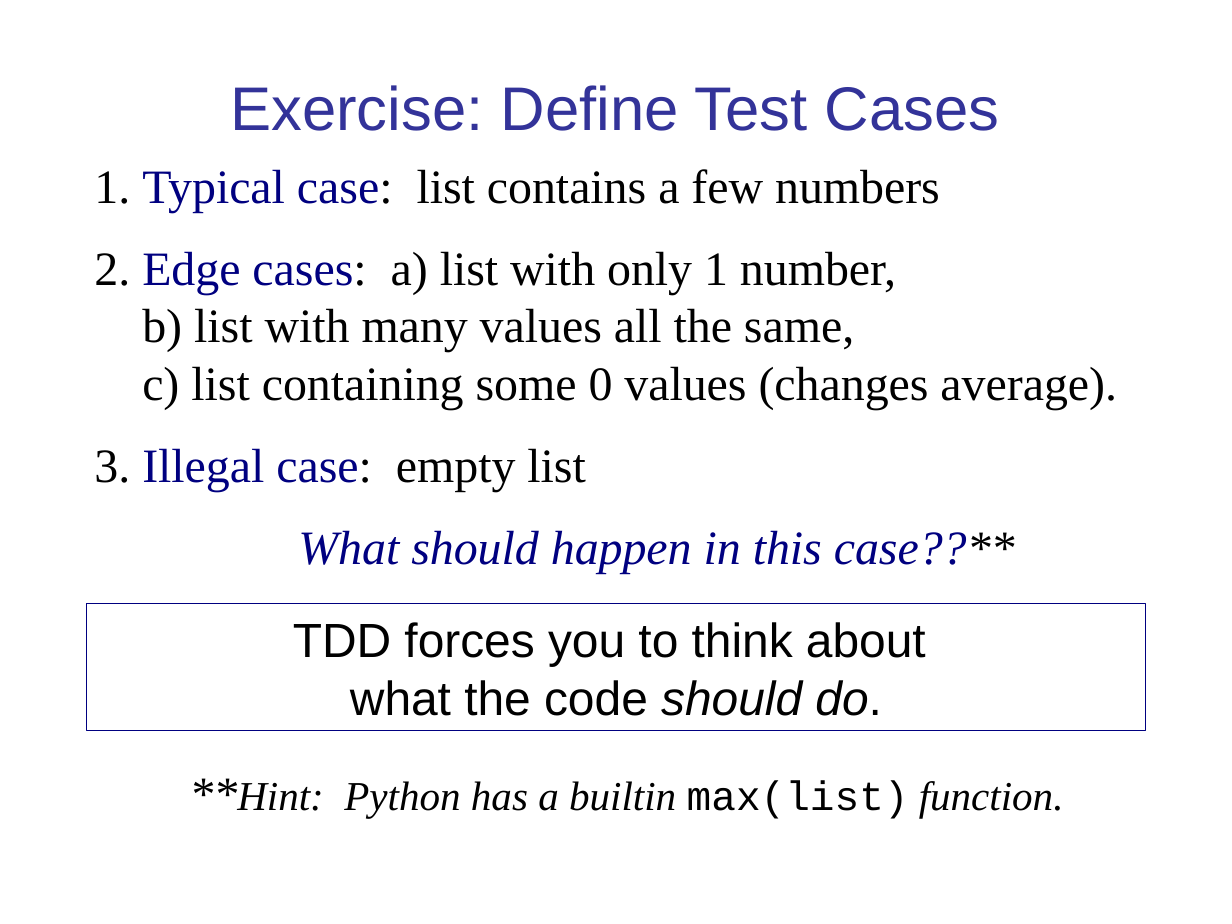
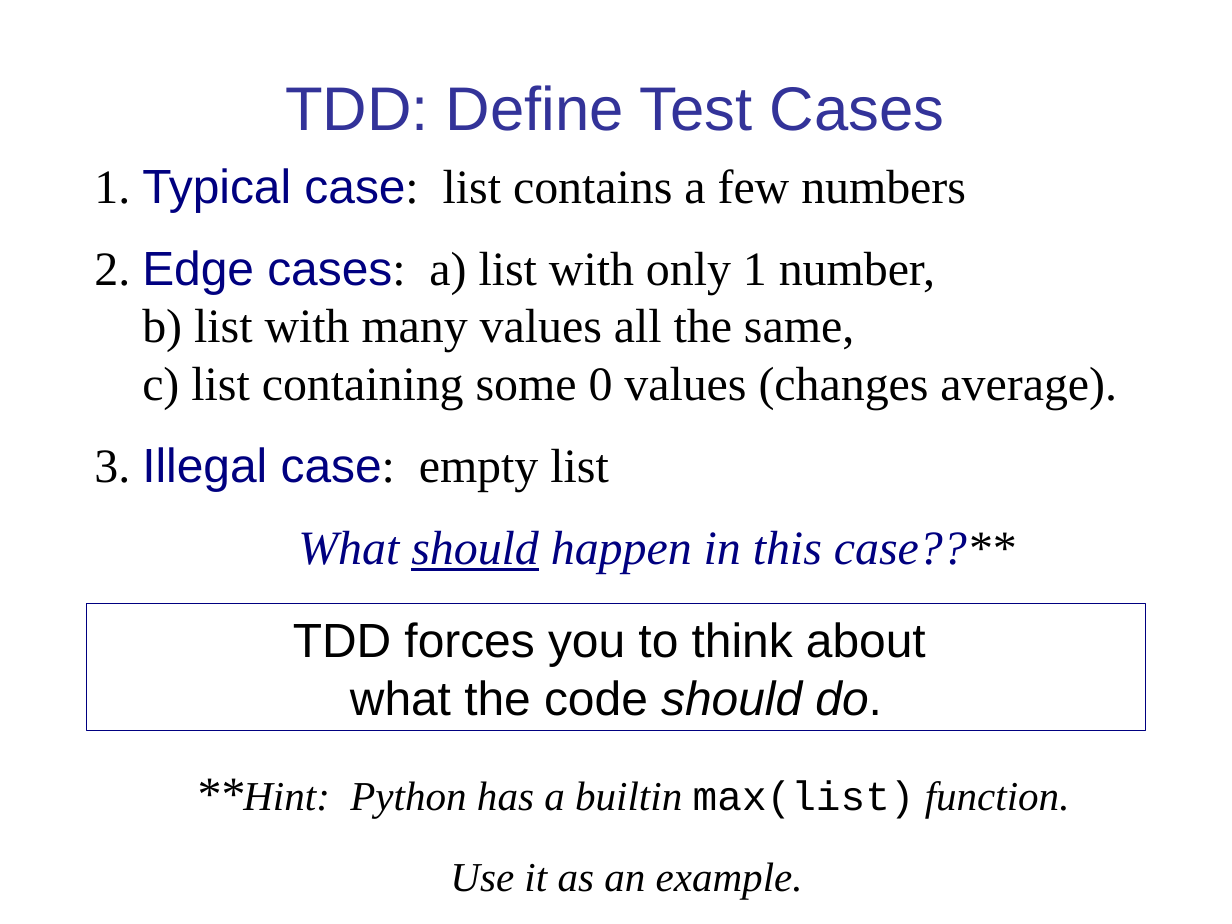
Before and after one commit to cpske/ISP, a slide deck: slide 30 of testing/PythonUnitTesting.ppt (slide 29 before the commit). Drawn at 1232x924 pixels with LibreOffice and Linux fonts; fonts in the diff are those of the drawing. Boxes give left, top, right and bottom in pixels: in the first picture for what was removed or moved away, otherwise in the second. Text is boxed around its words. In the diff, an @@ line names an element or a change of style, - is before the commit and + after.

```diff
--- a/testing/PythonUnitTesting.ppt
+++ b/testing/PythonUnitTesting.ppt
@@ title at <box>285,85,945,131</box>: text changed @@
-Exercise: Define Test Cases
+TDD: Define Test Cases
@@ text at <box>94,168,1117,574</box>: font Times New Roman to Arial in "Typical case:", "Edge cases:", "Illegal case:"; underline on in "should" @@
@@ text at <box>450,862,803,899</box>: paragraph added @@
+Use it as an example.
```
Also in this commit, not shown: 22 other slides changed, 1 slide added, 4 other files.
